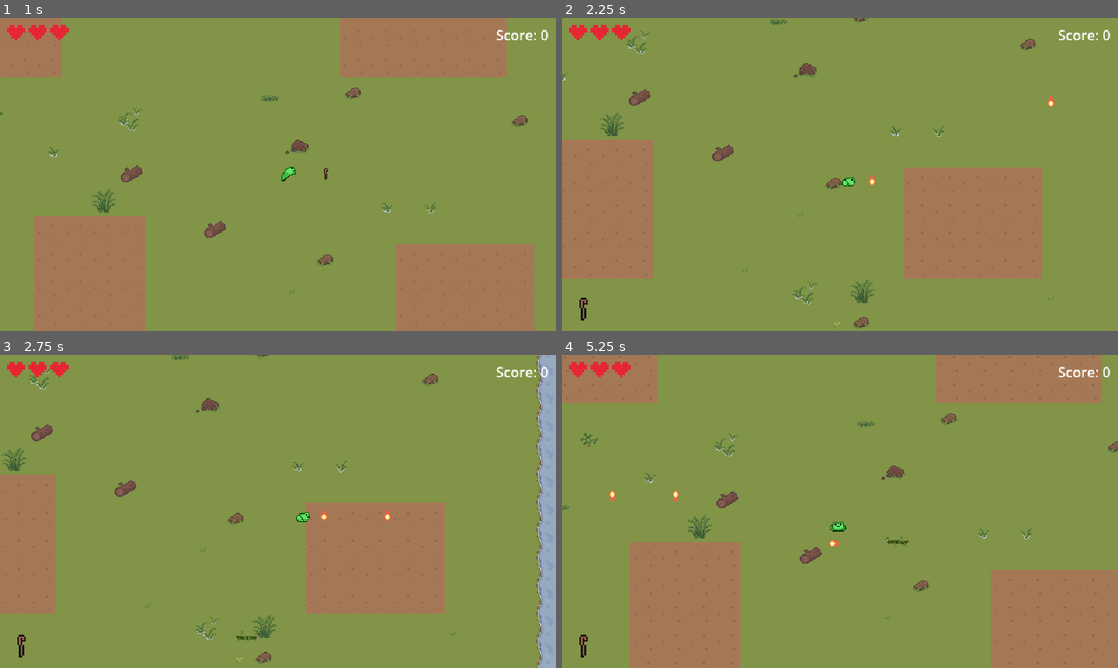
Above: before the commit, frames 1-4 (two rows, left to right).
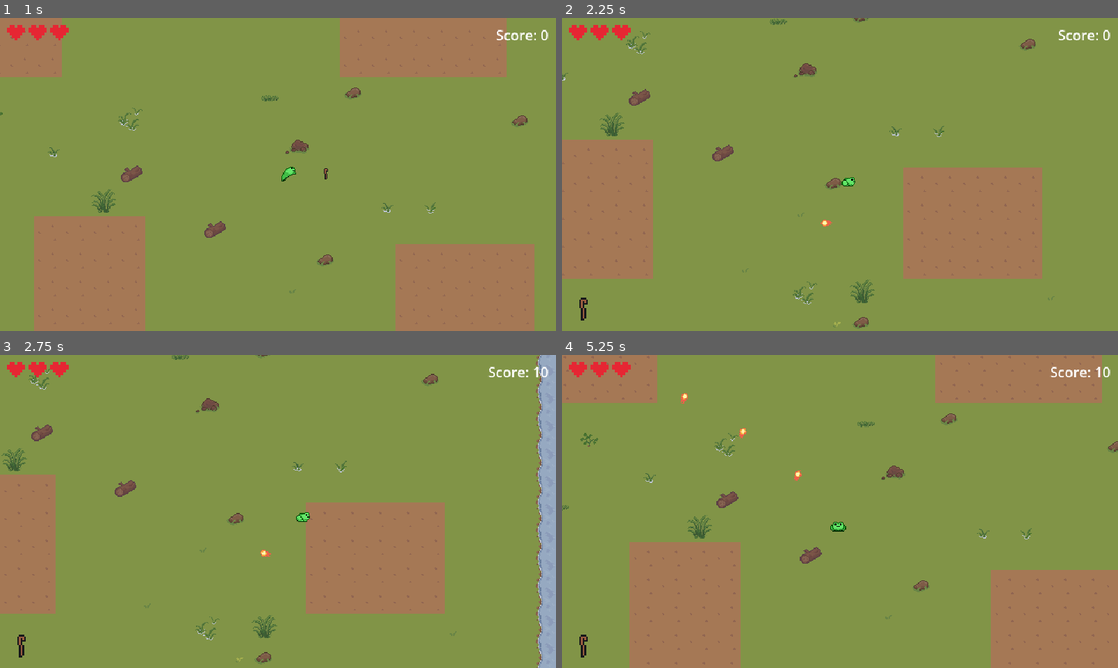
Above: after the commit, the same moments.

Repository: jgyy/godotsutd
Game: Godot game, scene res://scenes/main.tscn
Two runs of this game, one before a commit and one after it. Both use one fixed random seed, a clock stepped at 60 frames per second and the inputs below.
Inputs:
- Up to frame 1 (1 s): hold D (move_right) from 0.53 s (still down); hold Space (fire) from 0.53 s (still down)
- Up to frame 2 (2.25 s): release D (move_right) at 1.28 s; release Space (fire) at 1.28 s; hold S (move_down) 1.28-2.03 s; tap Space (fire) at 1.35 s; hold D (move_right) from 2.03 s (still down); hold Space (fire) from 2.03 s (still down)
- Up to frame 3 (2.75 s): keep holding D (move_right); keep holding Space (fire)
- Up to frame 4 (5.25 s): release D (move_right) at 2.78 s; release Space (fire) at 2.78 s; hold W (move_up) 2.78-3.53 s; tap Space (fire) at 2.85, 4.35 s; hold Space (fire) 3.53-4.28 s; hold A (move_left) 3.53-5.03 s; hold S (move_down) from 5.03 s (still down); hold Space (fire) from 5.03 s (still down)

Frame 1 is identical in both runs. In frame 2, less than 0.1% of the frame differs, in the area x 46-89%, y 24-67%; in frame 3, 0.3%; in frame 4, 0.4%, in the area x 8-97%, y 3-62%.

Commit message:
Auto-fire at the nearest enemy instead of manual fire input
Co-Authored-By: Claude Fable 5.1 <noreply@anthropic.com>

Diff:
--- a/scripts/main.gd
+++ b/scripts/main.gd
@@ -26,6 +26,7 @@
 func _ready() -> void:
 	world.build()
 	spawner.world = world
+	player.enemies = enemies
 	var centre := Vector2i(World.WIDTH / 2, World.HEIGHT / 2)
 	player.position = world.cell_to_world(centre)
 	camera.limit_left = 0
--- a/scripts/player.gd
+++ b/scripts/player.gd
@@ -23,6 +23,8 @@
 var fire_damage := 0
 var facing := Vector2.DOWN
 var facing_index := 0
+## Container whose children are Enemy nodes; auto-fire aims at the nearest one.
+var enemies: Node
 var _cooldown_left := 0.0
 var _invuln_left := 0.0
 
@@ -37,8 +39,7 @@
 func _physics_process(delta: float) -> void:
 	var input := Input.get_vector("move_left", "move_right", "move_up", "move_down")
 	apply_movement(input, delta)
-	if Input.is_action_pressed("fire"):
-		try_fire()
+	auto_fire()
 
 
 func apply_movement(input: Vector2, delta: float) -> void:
@@ -59,12 +60,42 @@
 	return hp > 0 and staff_tier > 0 and _cooldown_left <= 0.0
 
 
+## Fires along facing (kept for tests and manual use).
 func try_fire() -> bool:
+	return try_fire_toward(facing)
+
+
+func try_fire_toward(direction: Vector2) -> bool:
+	if not can_fire() or direction == Vector2.ZERO:
+		return false
+	_cooldown_left = fire_cooldown
+	fired.emit(global_position, direction.normalized(), fire_damage)
+	return true
+
+
+func nearest_enemy() -> Node2D:
+	if enemies == null:
+		return null
+	var best: Node2D = null
+	var best_d := INF
+	for e in enemies.get_children():
+		if not e is Node2D or e.is_queued_for_deletion():
+			continue
+		var d: float = global_position.distance_squared_to(e.global_position)
+		if d < best_d:
+			best_d = d
+			best = e
+	return best
+
+
+## Shoots at the nearest enemy when armed and off cooldown. Returns true if a shot fired.
+func auto_fire() -> bool:
 	if not can_fire():
 		return false
-	_cooldown_left = fire_cooldown
-	fired.emit(global_position, facing, fire_damage)
-	return true
+	var target := nearest_enemy()
+	if target == null:
+		return false
+	return try_fire_toward(target.global_position - global_position)
 
 
 func set_staff_tier(tier: int) -> void:
--- a/tests/test_player.gd
+++ b/tests/test_player.gd
@@ -75,3 +75,39 @@
 	assert_true(died[0], "died emitted")
 	assert_eq(hps, [2, 1, 0], "health_changed sequence")
 	p.queue_free()
+
+
+func test_auto_fire_targets_nearest_enemy() -> void:
+	var p := _make()
+	p.set_staff_tier(1)
+	var container := Node2D.new()
+	tree.root.add_child(container)
+	for pos in [Vector2(300, 0), Vector2(0, 50), Vector2(-200, 0)]:
+		var e := Node2D.new()
+		e.position = pos
+		container.add_child(e)
+	var got: Array = []
+	p.fired.connect(func(o, d, dmg): got.append(d))
+	assert_true(not p.auto_fire(), "no container, no shot")
+	p.enemies = container
+	assert_true(p.auto_fire(), "shot fired")
+	assert_eq(got[0], Vector2.DOWN, "aimed at nearest (0,50)")
+	assert_true(not p.auto_fire(), "cooldown blocks second shot")
+	container.queue_free()
+	p.queue_free()
+
+
+func test_auto_fire_needs_enemy_and_staff() -> void:
+	var p := _make()
+	var container := Node2D.new()
+	tree.root.add_child(container)
+	p.enemies = container
+	p.set_staff_tier(1)
+	assert_true(not p.auto_fire(), "no enemies, no shot")
+	var e := Node2D.new()
+	e.position = Vector2(100, 0)
+	container.add_child(e)
+	p.set_staff_tier(0)
+	assert_true(not p.auto_fire(), "unarmed, no shot")
+	container.queue_free()
+	p.queue_free()
Not shown, changed: README.md
